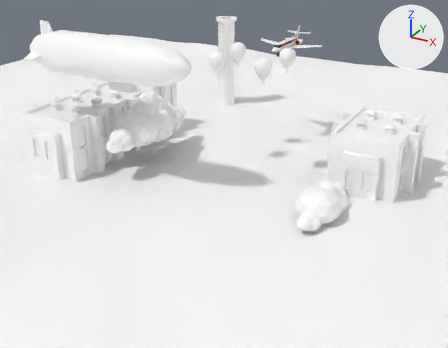
One commit to the FBX model Unity/Assets/Resources/Meshs/ChangJing/changjing8_2.fbx: the scene before it, then after it.
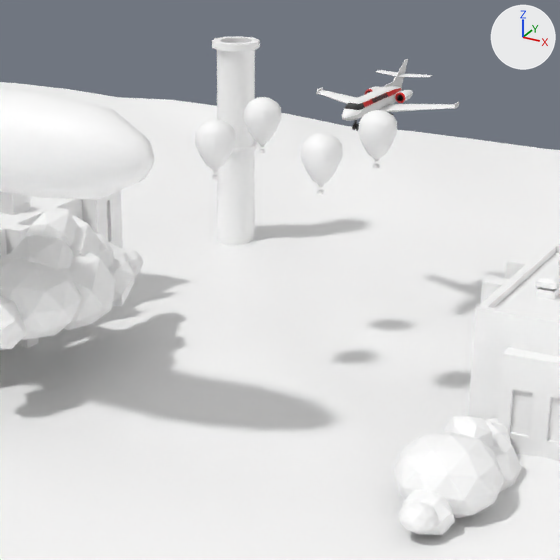
Old and new are each drawn whole from a 50 mm camera at (84.0, -143.6, 121.5) aimed at (-10.2, 27.9, 35.8) and again close up on the part from 28% to 82% of the width and 0% to 70% of the height. Arrows for +X, +Y and +Z are at upper right; the lights stay in place. Where no turn or scale is listed for an object, it has been applied to the vertices.

In view in the first close-up: 'FeiJI003', 'FeiTing1', 'ReQiQiu_2', 'ReQiQiu_5', 'ReQiQiu_7', 'ReQiQiu_8', 'changjing8_2', 'tiankong2'.
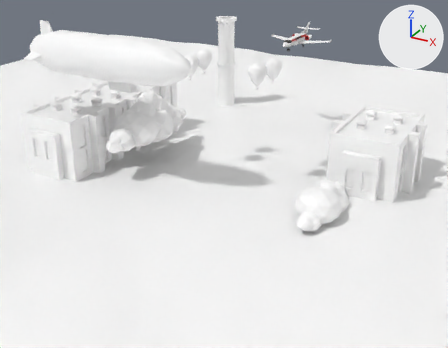
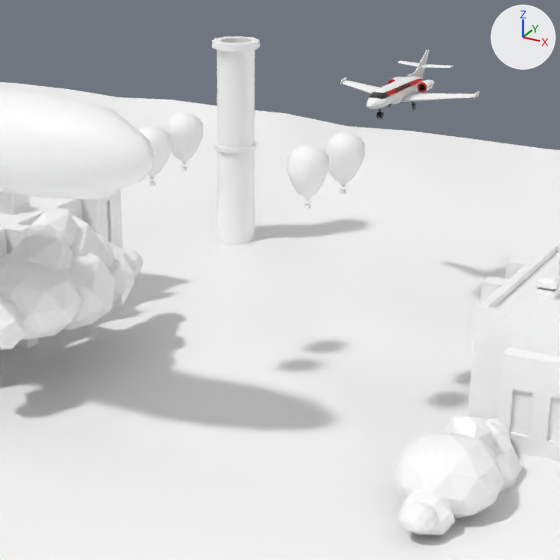
Boxes (x1, y1, x2, y2) around the edits, measured in the close-ups (560 x 560 px):
'FeiJI003', moved: before (316, 59, 459, 131); after (340, 50, 480, 119)
'ReQiQiu_8', moved: before (358, 110, 397, 169); after (324, 132, 365, 194)
'ReQiQiu_7', moved: before (244, 97, 282, 154); after (164, 112, 204, 171)
'ReQiQiu_2', moved: before (301, 133, 342, 195); after (286, 145, 330, 209)
'ReQiQiu_5', moved: before (195, 120, 236, 180); after (138, 125, 172, 186)

Patch to the scene script:
```diff
--- a/Unity/Assets/Resources/Meshs/ChangJing/changjing8_2.fbx.py
+++ b/Unity/Assets/Resources/Meshs/ChangJing/changjing8_2.fbx.py
@@ ob_feiji003 @@
 ob_feiji003 = bpy.data.objects.new('FeiJI003', me_mesh_007)
-ob_feiji003.location = (0.0, 54.2, 77.5)
+ob_feiji003.location = (0.0, 63.0, 77.5)
@@ ob_reqiqiu_5 @@
 ob_reqiqiu_5 = bpy.data.objects.new('ReQiQiu_5', me_mesh_003)
-ob_reqiqiu_5.location = (-5.9, 15.9, 76.9)
+ob_reqiqiu_5.location = (-11.4, 9.2, 76.9)
@@ ob_reqiqiu_7 @@
 ob_reqiqiu_7 = bpy.data.objects.new('ReQiQiu_7', me_mesh_004)
-ob_reqiqiu_7.location = (-7.1, 31.3, 76.9)
+ob_reqiqiu_7.location = (-11.7, 17.7, 76.9)
@@ ob_reqiqiu_2 @@
 ob_reqiqiu_2 = bpy.data.objects.new('ReQiQiu_2', me_mesh_002)
-ob_reqiqiu_2.location = (9.2, 15.9, 76.9)
+ob_reqiqiu_2.location = (10.5, 9.4, 76.9)
@@ ob_reqiqiu_8 @@
 ob_reqiqiu_8 = bpy.data.objects.new('ReQiQiu_8', me_mesh_006)
-ob_reqiqiu_8.location = (10.1, 31.3, 76.9)
+ob_reqiqiu_8.location = (11.6, 17.5, 76.9)
```
